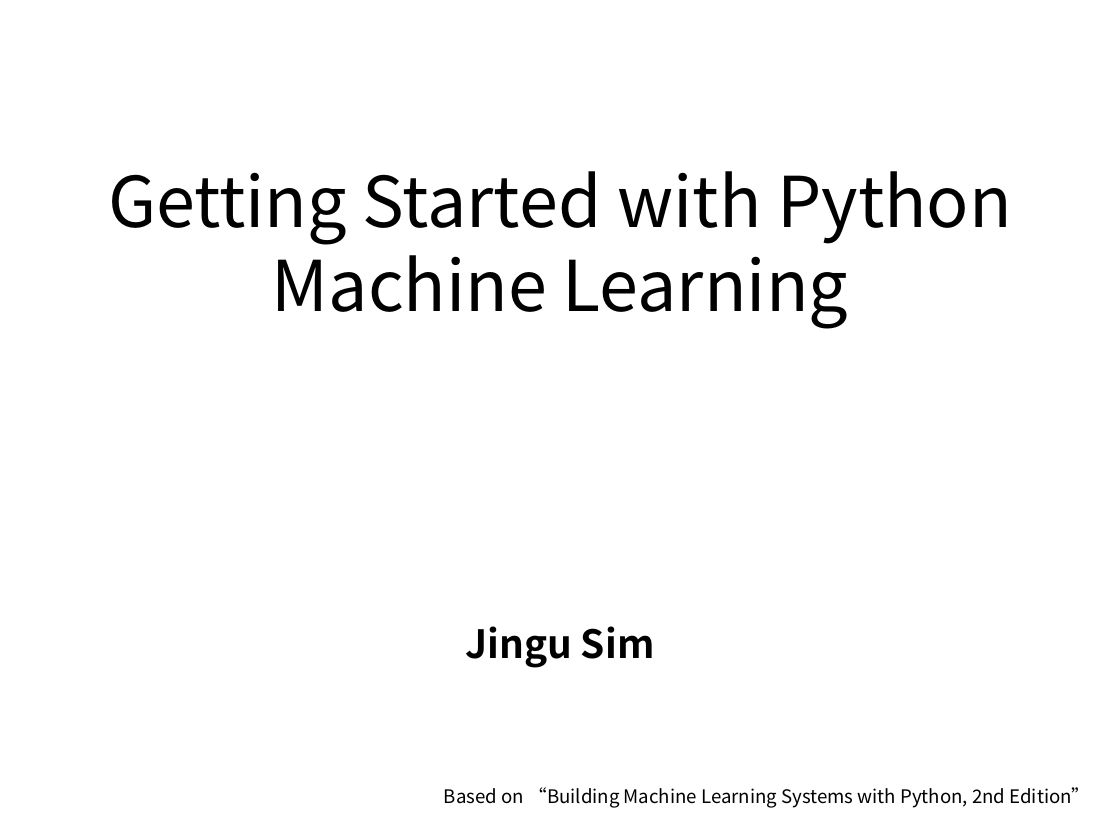
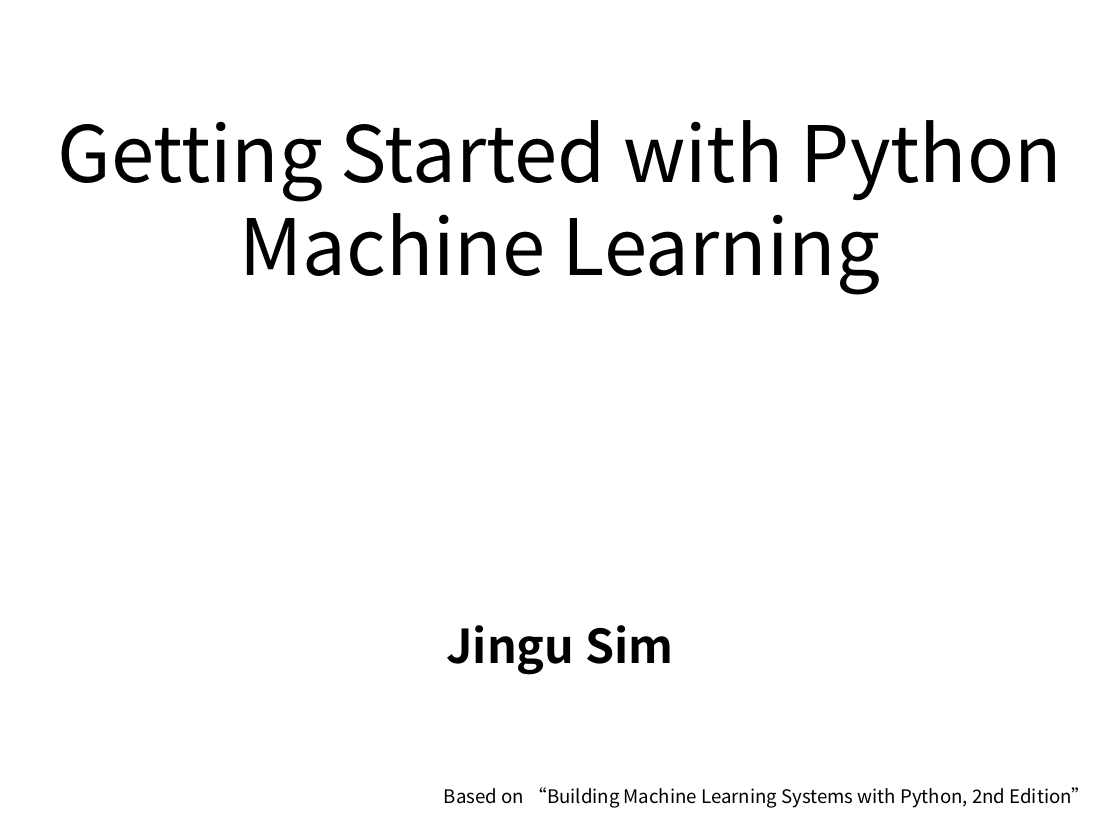
Before and after one commit to rnder/Building-Machine-Learning-Systems-with-Python, a slide deck: slide 1 of Week1-1 Getting Started with Python Machine Learning.pptx. Drawn at 1120x840 pixels with LibreOffice and Linux fonts; fonts in the diff are those of the drawing. Boxes give left, top, right and bottom in pixels: in the first picture for what was removed or moved away, otherwise in the second. Text is boxed around its words. In the diff, an @@ line names an element or a change of style, - is before the commit and + after.

Commit message:
Week1-1 Getting Started with Python Machine Learning

```diff
--- a/Week1-1 Getting Started with Python Machine Learning.pptx
+++ b/Week1-1 Getting Started with Python Machine Learning.pptx
@@ title "Getting Started with Python Machine ...": place and size @@
-title "Getting Started with Python Machine ..." at (108,171,1012,329)
+title "Getting Started with Python Machine ..." at (58,120,1062,295)
@@ title "Getting Started with Python Machine ..." at (58,120,1062,295): size 45 to 50 pt @@
@@ subtitle "Jingu Sim": place and size @@
-subtitle "Jingu Sim" at (466,626,655,668)
+subtitle "Jingu Sim" at (446,625,673,675)
@@ subtitle "Jingu Sim" at (446,625,673,675): size 25 to 30 pt; more space between paragraphs; vertical alignment top to middle @@
```
Also in this commit, not shown: 1 slide added.
